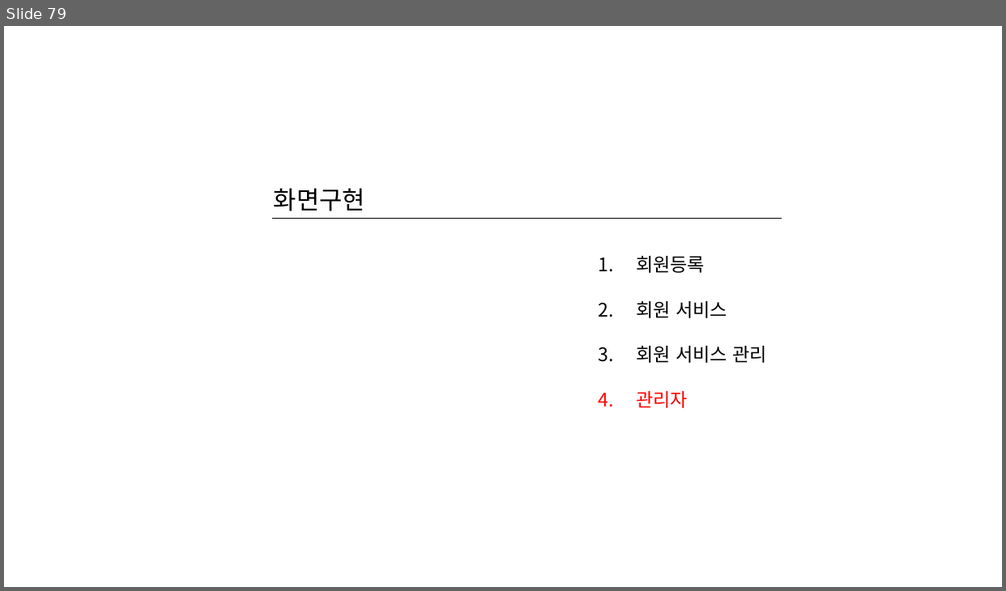
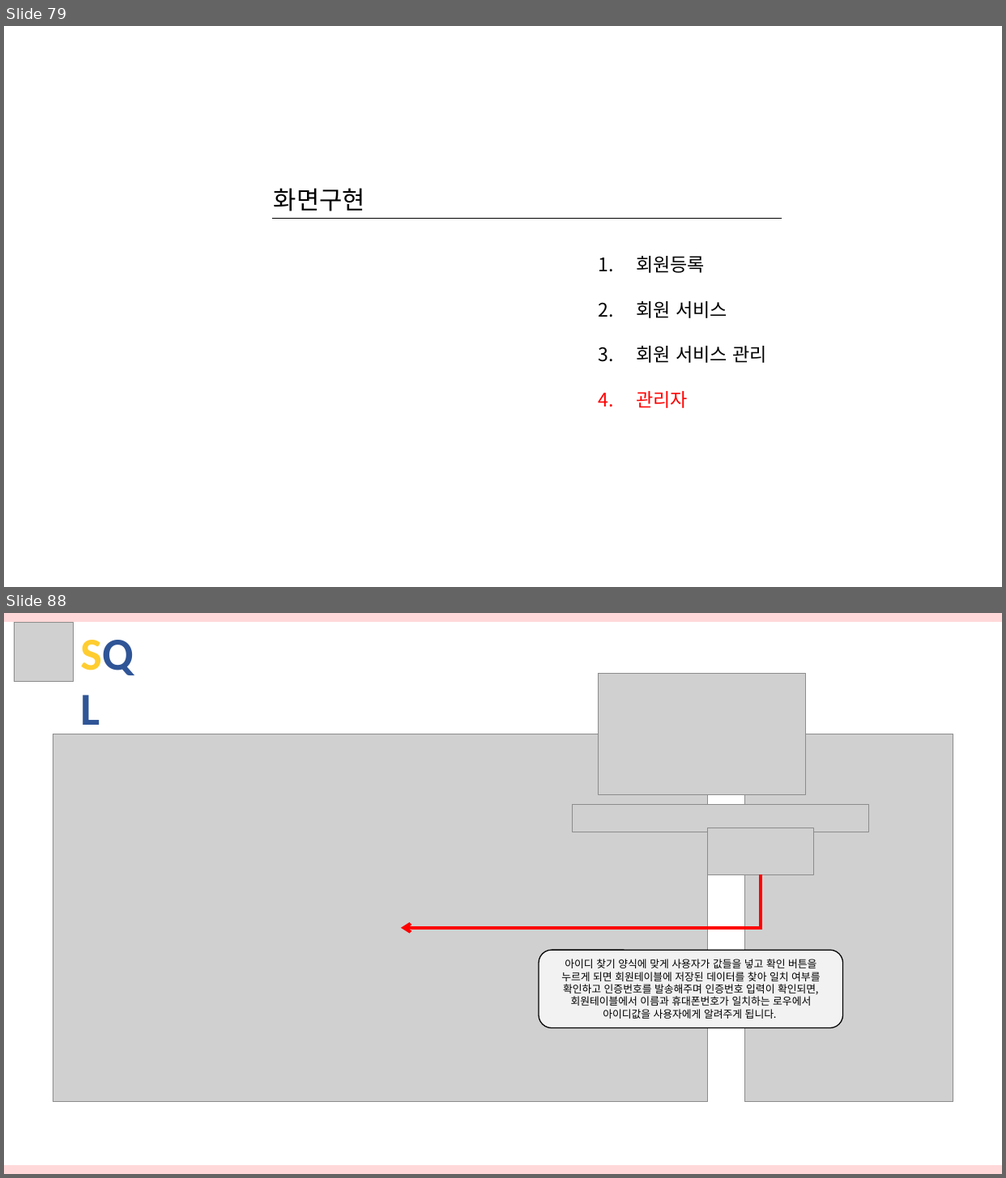
Before and after one commit to hhsw07/ezen-academy-projects, a slide deck: 발표자료/3차/반려동물관리서비스.pptx. Shown one above the other, each under a label of ours: slide 79 before the commit, slides 79 and 88 after it; the slides between them are not shown. The pictures are 1006x591 and 1006x1178 pixels, drawn with LibreOffice and Linux fonts; fonts in the diff are those of the drawing; grey boxes stand for pictures. Boxes give left, top, right and bottom in pixels: in the first picture for what was removed or moved away, otherwise in the second. Text is boxed around its words. In the diff, an @@ line names an element or a change of style, - is before the commit and + after.

```diff
--- a/발표자료/3차/반려동물관리서비스.pptx
+++ b/발표자료/3차/반려동물관리서비스.pptx
@@ slide 88 added at bbox=[4, 613, 1002, 1174], background #FFFFFF @@
@@ rectangle added at bbox=[4, 613, 1002, 622], fill #FFD8D9 @@
@@ picture added at bbox=[15, 623, 74, 682] @@
@@ text added at bbox=[73, 620, 156, 683], 44 pt, text #2F5597, bold @@
+SQL
@@ picture added at bbox=[598, 673, 805, 794] @@
@@ picture added at bbox=[53, 734, 709, 1102] @@
@@ picture added at bbox=[745, 734, 953, 1102] @@
@@ picture added at bbox=[573, 804, 869, 833] @@
@@ picture added at bbox=[708, 828, 814, 875] @@
@@ elbow arrow added from (761, 875) to (401, 928), #FF0000 3 pt @@
@@ rounded rectangle added at bbox=[539, 950, 842, 1028], fill #F2F2F2, outline #000000 1 pt, 10 pt, text #000000 @@
+아이디 찾기 양식에 맞게 사용자가 값들을 넣고 확인 버튼을 누르게 되면 회원테이블에 저장된 데이터를 찾아 일치 여부를 확인하고 인증번호를 발송해주며 인증번호 입력이 확인되면, 회원테이블에서 이름과 휴대폰번호가 일치하는 로우에서 아이디값을 사용자에게 알려주게 됩니다.
@@ rectangle added at bbox=[4, 1165, 1002, 1174], fill #FFD8D9 @@
```
Also in this commit, not shown: 16 other slides added.
